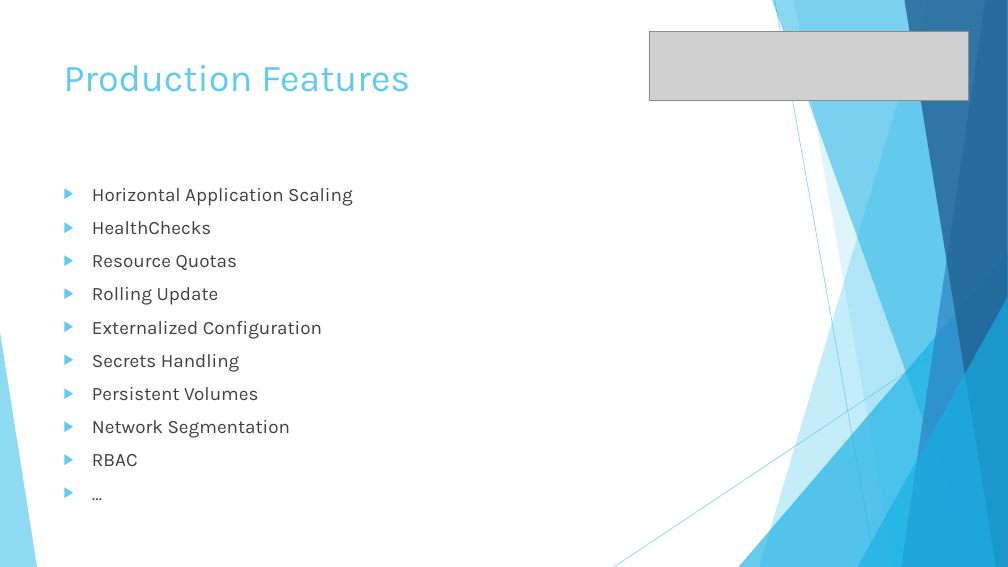
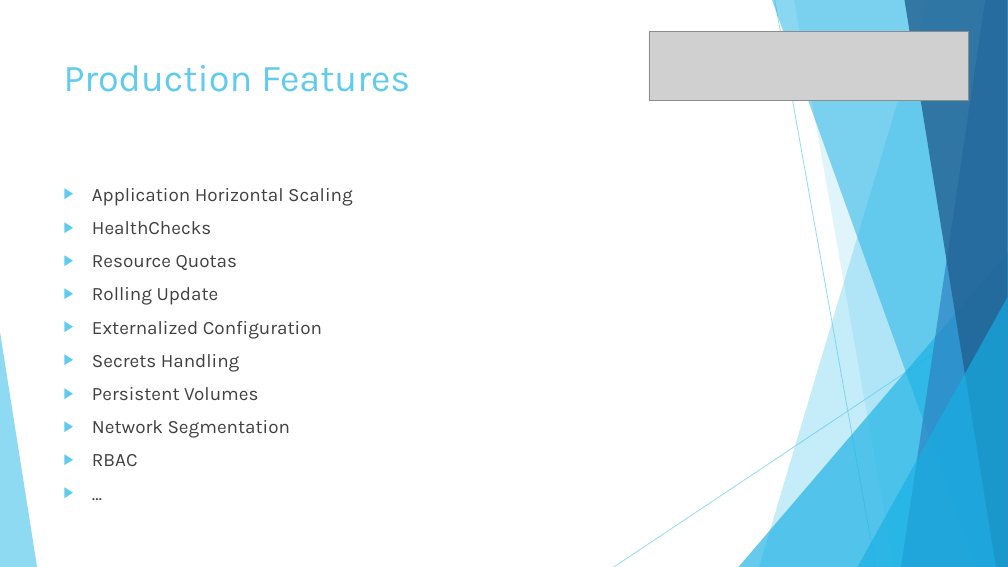
Before and after one commit to fsforza/kubernetes-demo, a slide deck: slide 8 of slides/kube-demo.pptx (slide 7 before the commit). Drawn at 1008x567 pixels with LibreOffice and Linux fonts; fonts in the diff are those of the drawing; grey boxes stand for pictures. Boxes give left, top, right and bottom in pixels: in the first picture for what was removed or moved away, otherwise in the second. Text is boxed around its words. In the diff, an @@ line names an element or a change of style, - is before the commit and + after.

```diff
--- a/slides/kube-demo.pptx
+++ b/slides/kube-demo.pptx
@@ text at [92, 188, 353, 206]: text changed @@
-▶ Horizontal Application Scaling
+▶ Application Horizontal Scaling
```
Also in this commit, not shown: 8 other slides changed, 4 slides added, 3 slides removed.
